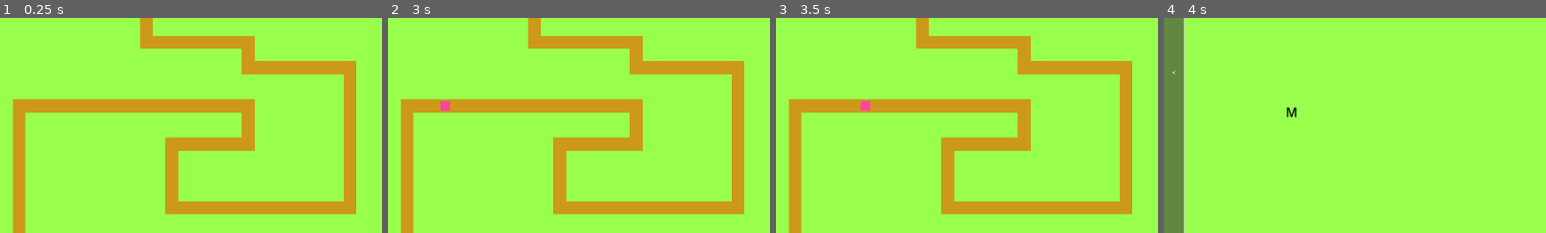
Above: before the commit, frames 1-4 (left to right).
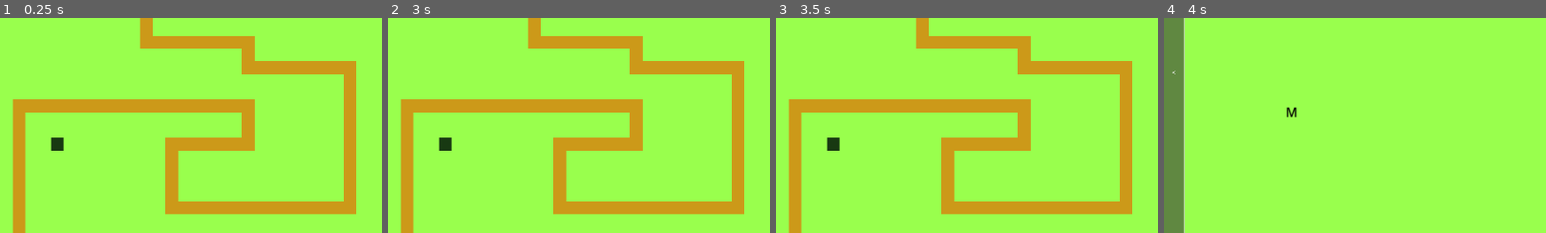
Above: after the commit, the same moments.

Repository: Harrimaga/LD56
Game: Godot game, scene res://Scenes/Main.tscn
Two runs of this game, one before a commit and one after it. Both use one fixed random seed, a clock stepped at 60 frames per second and the inputs below.
Inputs:
- Up to frame 1 (0.25 s): no input
- Up to frame 2 (3 s): click ">" at 0.5 s; click "<" at 1.25 s; click ">" at 2 s; click "<" at 2.75 s
- Up to frame 3 (3.5 s): no input
- Up to frame 4 (4 s): click ">" at 3.5 s
The pictures show only the part of the screen within x 0-50%, y 37-87%; the shares and areas given below are measured in that part.

The runs differ from the first frame. In frame 1, 0.2% of the frame differs, in the area x 13-17%, y 55-62%; in frame 2, 0.3%; in frame 3, 0.3%, in the area x 13-25%, y 38-62%; in frame 4, nothing differs.

Commit message:
Projectiles

Diff:
--- a/Core/GameflowManager.gd
+++ b/Core/GameflowManager.gd
@@ -1,3 +1,5 @@
 extends Node
 
 var enemyPath : Array
+var enemyList : Node2D
+var projectiles : Node2D
--- a/Scenes/Enemies/enemy.gd
+++ b/Scenes/Enemies/enemy.gd
@@ -1,7 +1,8 @@
-extends Sprite2D
+class_name Enemy extends Sprite2D
 
 var pathIndex : int = 0
 var progress : float = 0
+var health : int = 2
 
 # Called when the node enters the scene tree for the first time.
 func _ready() -> void:
@@ -21,3 +22,6 @@
 		pathIndex += 1
 		progress -= 1
 	setPos()
+
+func further(e : Enemy) -> bool:
+	return pathIndex > e.pathIndex or (pathIndex == e.pathIndex and progress > e.progress)
--- /dev/null
+++ b/Scenes/Locations/BasicTower.tscn
@@ -0,0 +1,11 @@
+[gd_scene load_steps=3 format=3 uid="uid://daldt0s3j7pil"]
+
+[ext_resource type="Texture2D" uid="uid://fhdxapdf81dj" path="res://Assets/Textures/Pixel.png" id="1_7wde1"]
+[ext_resource type="Script" path="res://Scenes/Locations/basic_tower.gd" id="2_2ten8"]
+
+[node name="BasicTower" type="Sprite2D"]
+self_modulate = Color(0.154945, 0.222112, 0.236775, 1)
+scale = Vector2(2, 2)
+texture = ExtResource("1_7wde1")
+offset = Vector2(8, 8)
+script = ExtResource("2_2ten8")
--- /dev/null
+++ b/Scenes/Locations/basic_tower.gd
@@ -0,0 +1,38 @@
+extends Location
+
+@onready var pro_scene = preload("res://Scenes/Projectile.tscn")
+
+var cooldown : float = 1.5
+var timer : float = 0
+var range : float = 160
+
+var pos : Vector2
+
+# Called when the node enters the scene tree for the first time.
+func _ready() -> void:
+	pass # Replace with function body.
+
+
+# Called every frame. 'delta' is the elapsed time since the previous frame.
+func _process(delta: float) -> void:
+	timer -= delta
+	if timer <= 0:
+		if shoot():
+			timer = cooldown
+
+func setPosition(p : Vector2) -> void:
+	pos = p
+
+func shoot() -> bool:
+	var target : Enemy = null
+	for e in GameflowManager.enemyList.get_children():
+		if pos.distance_to(e.position) < range:
+			if target == null or e.futher(target):
+				target = e;
+
+	if target != null:
+		var projectile = pro_scene.instantiate()
+		projectile.start((target.position - pos).normalized(), 2000, range*1.5, pos)
+		GameflowManager.projectiles.add_child(projectile)
+
+	return target != null
--- a/Scenes/Map.tscn
+++ b/Scenes/Map.tscn
@@ -8,3 +8,5 @@
 [node name="Grid" type="Node2D" parent="."]
 
 [node name="Enemies" type="Node2D" parent="."]
+
+[node name="Projectiles" type="Node2D" parent="."]
--- /dev/null
+++ b/Scenes/Projectile.tscn
@@ -0,0 +1,9 @@
+[gd_scene load_steps=3 format=3 uid="uid://be7jxf5hjpxc0"]
+
+[ext_resource type="Texture2D" uid="uid://fhdxapdf81dj" path="res://Assets/Textures/Pixel.png" id="1_i2wtb"]
+[ext_resource type="Script" path="res://Scenes/projectile.gd" id="2_hcmrg"]
+
+[node name="Projectile" type="Sprite2D"]
+texture = ExtResource("1_i2wtb")
+offset = Vector2(16, 16)
+script = ExtResource("2_hcmrg")
--- a/Scenes/map.gd
+++ b/Scenes/map.gd
@@ -3,6 +3,7 @@
 @onready var tile = preload("res://Scenes/Tiles/ground.tscn")
 @onready var enemy = preload("res://Scenes/Enemies/Enemy.tscn")
 @onready var mine_scene = preload("res://Scenes/Locations/Mine.tscn")
+@onready var tower_scene = preload("res://Scenes/Locations/BasicTower.tscn")
 
 var width : int
 var height : int
@@ -17,6 +18,12 @@
 	calcEnemyPath()
 	GameflowManager.enemyPath = route
 	spawnEnemy()
+	GameflowManager.enemyList = $Enemies
+	GameflowManager.projectiles = $Projectiles
+
+	var tower : Location = tower_scene.instantiate()
+	build(tower, 4, 22)
+	tower.setPosition(Vector2(4, 22)*32)
 
 	var mine : Location = mine_scene.instantiate()
 	build(mine, 50, 20)
--- /dev/null
+++ b/Scenes/projectile.gd
@@ -0,0 +1,33 @@
+extends Sprite2D
+
+
+var direction : Vector2
+var speed : float
+var maxDistance : float
+
+func start(dir, s, dist, pos):
+	direction = dir
+	speed = s
+	maxDistance = dist
+	position = pos
+
+# Called when the node enters the scene tree for the first time.
+func _ready() -> void:
+	pass # Replace with function body.
+
+
+# Called every frame. 'delta' is the elapsed time since the previous frame.
+func _process(delta: float) -> void:
+	position += direction*speed*delta
+	maxDistance -= speed*delta
+
+	for e in GameflowManager.enemyList.get_children():
+		if position.distance_to(e.position) < 48:
+			e.health -= 1
+			if e.health <= 0:
+				e.queue_free();
+			queue_free();
+			return
+
+	if maxDistance < 0:
+		queue_free()
--- a/project.godot
+++ b/project.godot
@@ -18,6 +18,7 @@
 [autoload]
 
 GameflowManager="*res://Core/GameflowManager.gd"
+
 [display]
 
 window/size/viewport_width=1920
